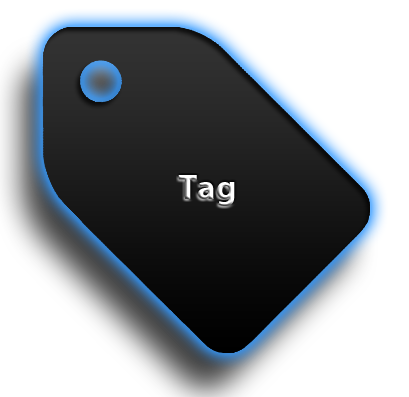
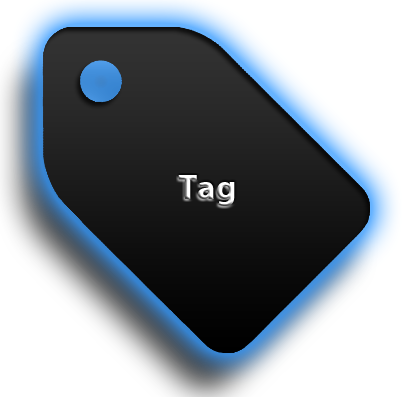
Layers edited between the first and the second 409px x 397px image:
pixels changed over <box>12,0,400,382</box> (layer not identified)
